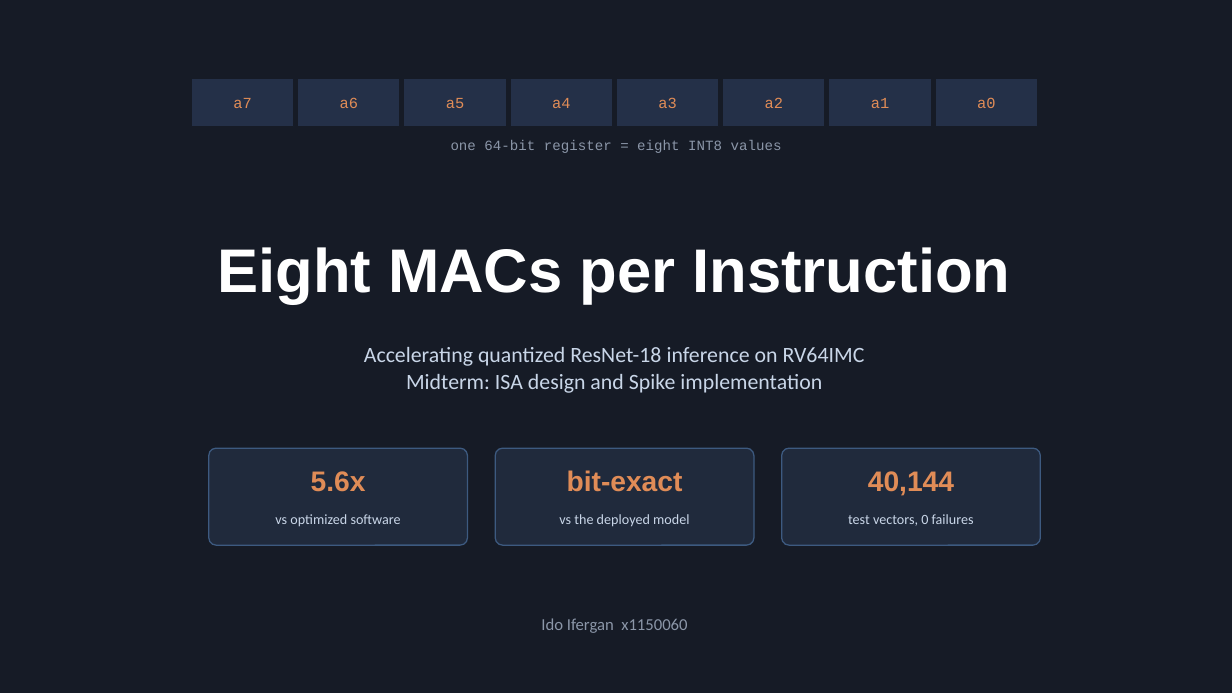
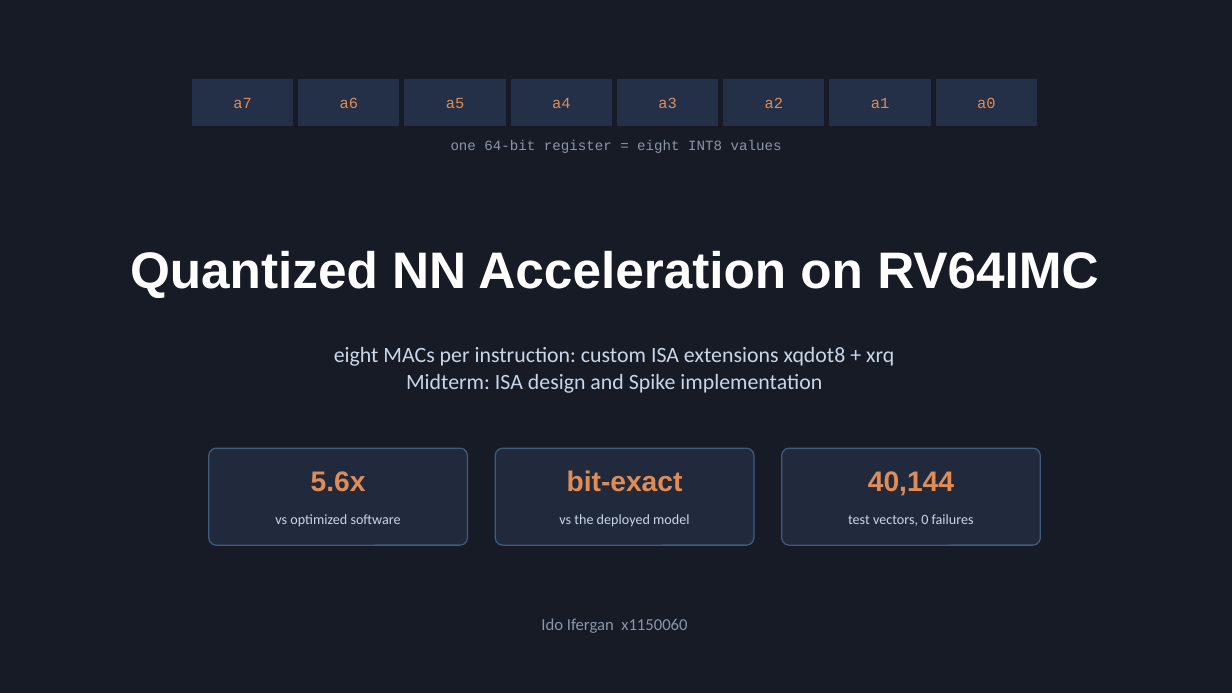
Before and after one commit to ido-flow/rv64-qnn, a slide deck: slide 1 of docs/slides/rv64_midterm_slides.pptx. Drawn at 1232x693 pixels with LibreOffice and Linux fonts; fonts in the diff are those of the drawing. Boxes give left, top, right and bottom in pixels: in the first picture for what was removed or moved away, otherwise in the second. Text is boxed around its words. In the diff, an @@ line names an element or a change of style, - is before the commit and + after.

Commit message:
Slides: title changed to 'Quantized NN Acceleration on RV64IMC'

```diff
--- a/docs/slides/rv64_midterm_slides.pptx
+++ b/docs/slides/rv64_midterm_slides.pptx
@@ text at [130,250,1098,298]: text changed; size 48 to 40 pt @@
-Eight MACs per Instruction
+Quantized NN Acceleration on RV64IMC
@@ text at [334,347,894,366]: text changed @@
-Accelerating quantized ResNet-18 inference on RV64IMC
+eight MACs per instruction: custom ISA extensions xqdot8 + xrq
```
Also in this commit, not shown: 1 other file.
